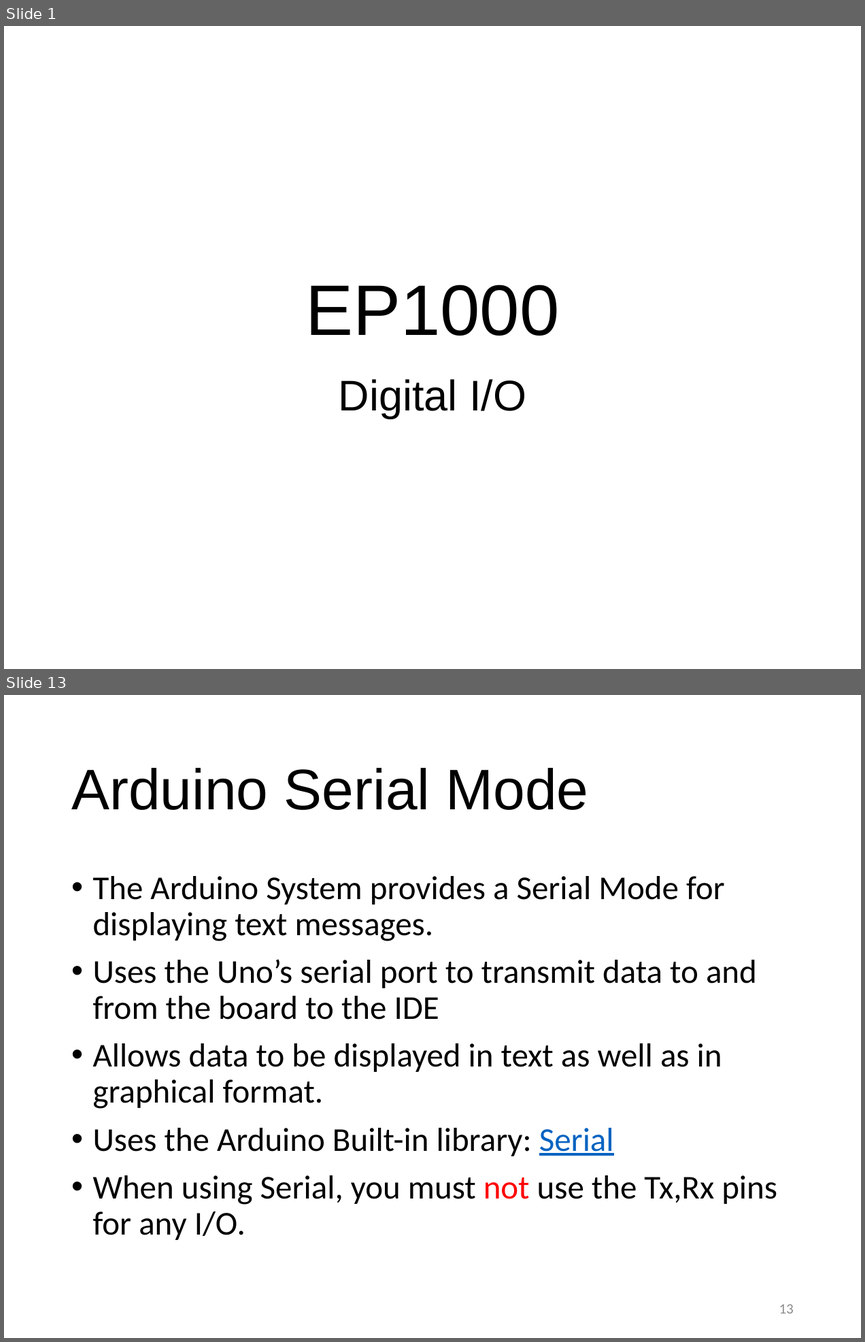
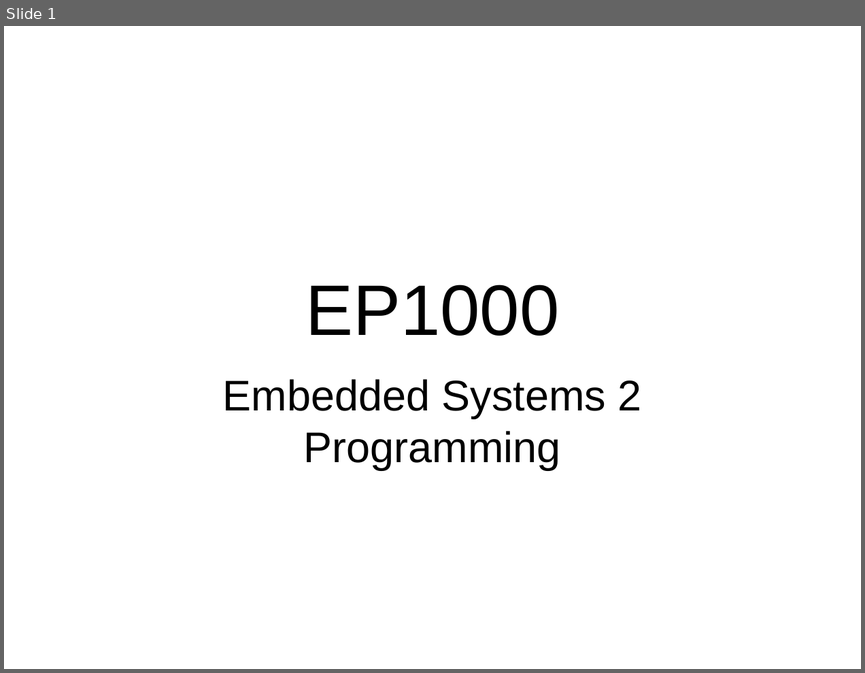
Before and after one commit to RDorville/digfab, a slide deck: presentations/ep1000_embedded2/ep1000_embedded2.pptx. Shown one above the other, each under a label of ours: slides 1 and 13 before the commit, slide 1 after it; the slides between them are not shown. The pictures are 865x1342 and 865x673 pixels, drawn with LibreOffice and Linux fonts; fonts in the diff are those of the drawing; background and template pictures are left out. Boxes give left, top, right and bottom in pixels: in the first picture for what was removed or moved away, otherwise in the second. Text is boxed around its words. In the diff, an @@ line names an element or a change of style, - is before the commit and + after.

```diff
--- a/presentations/ep1000_embedded2/ep1000_embedded2.pptx
+++ b/presentations/ep1000_embedded2/ep1000_embedded2.pptx
@@ slide 13 removed at <box>4,695,861,1338</box>, background #FFFFFF @@
@@ title removed at <box>71,768,589,810</box> @@
-Arduino Serial Mode
@@ text removed at <box>93,876,777,1240</box> @@
-• The Arduino System provides a Serial Mode for displaying text messages.
-• Uses the Uno’s serial port to transmit data to and from the board to the IDE
-• Allows data to be displayed in text as well as in graphical format.
-• Uses the Arduino Built-in library: Serial
-• When using Serial, you must not use the Tx,Rx pins for any I/O.
@@ page number removed at <box>779,1304,793,1313</box> @@
-13
@@ slide 1 changed as well @@
@@ subtitle at <box>223,379,642,469</box>: text changed @@
-Digital I/O
+Embedded Systems 2
+Programming
```
Also in this commit, not shown: 1 other slide changed, 15 slides added, 17 other slides removed, 1 other file.
